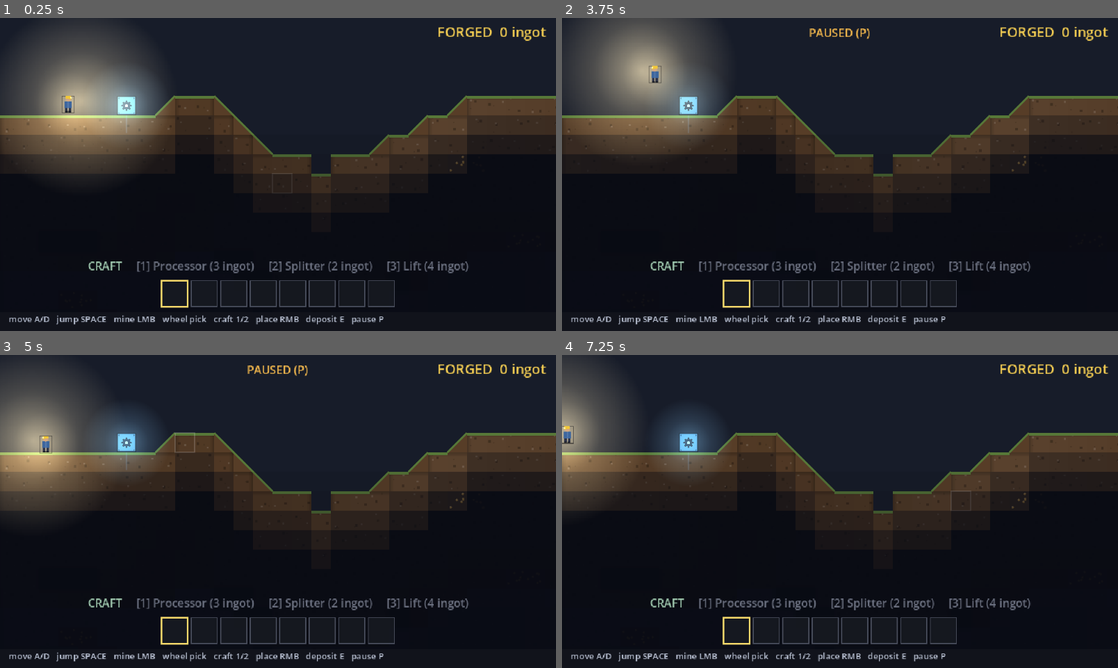
Above: before the commit, frames 1-4 (two rows, left to right).
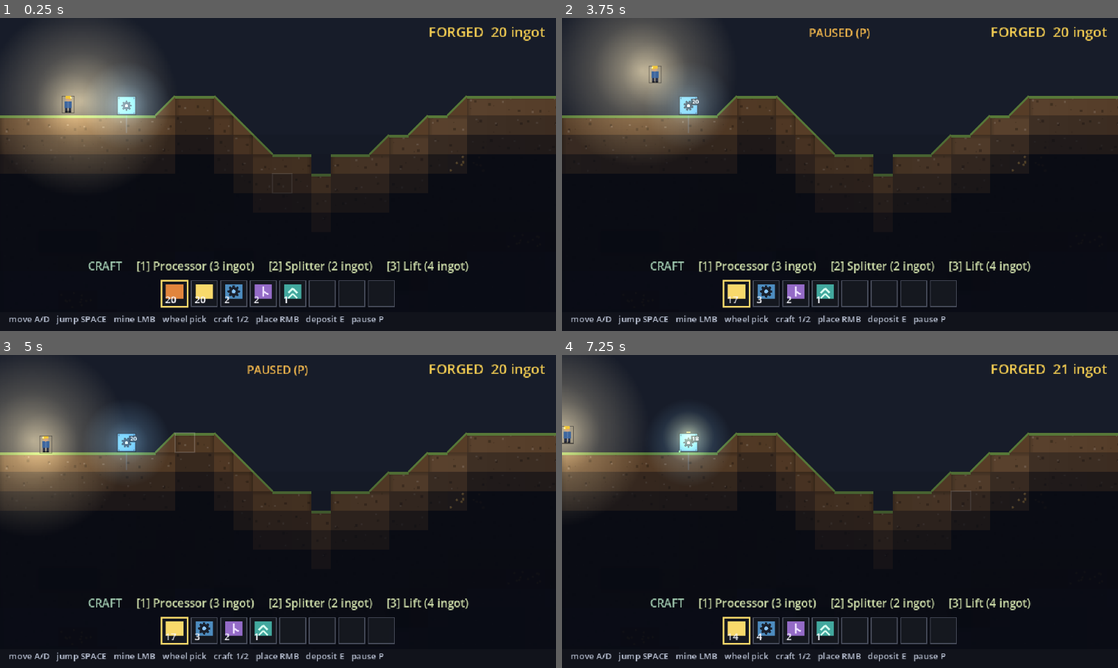
Above: after the commit, the same moments.

Repository: teohondascully/sinkforge
Game: Godot game, scene res://scenes/main.tscn
Two runs of this game, one before a commit and one after it. Both use one fixed random seed, a clock stepped at 60 frames per second and the inputs below.
Inputs (mouse positions are in pixels of both pictures, inside the frame that each line leads up to):
- Up to frame 1 (0.25 s): no input
- Up to frame 2 (3.75 s): tap Enter at 0.5, 2.75 s; move the mouse to (962, 158) at 0.52 s; hold Right 0.53-1.25 s; tap P at 0.6 s; click (962, 158) at 0.67 s; tap Space at 0.77, 2, 3.5 s; drag from (728, 190) to (812, 237) at 1.27 s; move the mouse to (895, 105) at 2.02 s; hold Right 2.03-2.75 s; tap 1 at 2.1 s; drag from (812, 237) to (673, 127) at 2.77 s; move the mouse to (1006, 221) at 3.52 s; hold Left from 3.53 s (still down); tap E at 3.6 s
- Up to frame 3 (5 s): tap Space at 3.77 s; release Left at 4.25 s; drag from (111, 464) to (194, 433) at 4.27 s
- Up to frame 4 (7.25 s): tap Enter at 5 s; move the mouse to (867, 511) at 5.02 s; hold Left 5.03-5.75 s; tap P at 5.1 s; click (867, 511) at 5.17 s; tap Space at 5.75, 6.77 s; drag from (756, 433) to (728, 527) at 5.77 s; move the mouse to (962, 495) at 6.52 s; hold Up from 6.53 s (still down); tap 1 at 6.6 s

The runs differ from the first frame. In frame 1, 1.9% of the frame differs, in the area x 24-99%, y 2-92%; in frame 2, 1.8%; in frame 3, 1.8%; in frame 4, 2.3%, in the area x 19-99%, y 2-92%.

Commit message:
dev: stocked dev-start pack + walk-back bug detector (harness gap)
Two dev-loop improvements prompted by playtest feedback:

- Dev-start kit (MainView.dev_start, default on): boot with a stocked pack
 (ore/ingots/processor/splitter/lift) so the build + automation loop is testable
 immediately without hand-mining first. Items are spawned -> counted as produced
 so conservation holds. A static so the headless play-harness forces a clean
 start (it asserts exact counts). NOTE for the record: the head-lamp / forge
 embers are LIGHTING effects, not carryable items — nothing to seed for those.

- tools/check_walk.gd: a traversal/backward-snap detector. Walks the real body
 across the full generated world (hills + the surface forge) and flags backward
 snaps + stuck spots. It REPRODUCES two real bugs the agent tests missed: (1) the
 body cannot walk PAST a machine on its level (jams on the forge) because machines
 are excluded from the slope authority; (2) a ~47px backward "teleport" when
 descending off a ledge/machine edge — the per-axis resolver ejects sideways out
 of a shallow corner overlap instead of letting you step down. Root-caused; the
 proper fix is a collision rebuild (min-penetration / unified resolve), queued as
 a top todo. The harness gap: no long-traversal goal, and the play-agent's
 stuck-jump workaround MASKED the machine-jam. check_walk is that missing component.

Diff:
--- a/scenes/main.gd
+++ b/scenes/main.gd
@@ -21,6 +21,9 @@
 const WORLD_SIZE := Vector2(FactorySim.GRID_COLS * CELL, FactorySim.GRID_ROWS * CELL)
 const CAMERA_ZOOM: float = 0.7     ## camera zoom (provisional, tuned by eye); smaller = further out
 const WORLD_SEED: int = 1337       ## fixed gen seed (provisional; expose to a new-game UI later)
+## Dev: start with a stocked pack (ore/ingots/machines) for testing. A static so the headless harness
+## can force a CLEAN start (it asserts exact counts) by setting MainView.dev_start = false before boot.
+static var dev_start: bool = true
 
 var sim: FactorySim
 var _player: Player
@@ -115,6 +118,20 @@
 	# The forge sits ON the surface (row 4, resting on the row-5 grass), not floating in the sky. It's
 	# fed ONLY by ore you dig + deposit; forged ingots pile in its own cell to be walked over.
 	sim.place_machine(processor, Vector2i(6, 4))
+	if dev_start:
+		_dev_seed_pack()
+
+
+## Dev-testing kit: start with a stocked pack so you can immediately exercise the build/automation loop
+## (place machines, feed, smelt) without first hand-mining a stack of ore. Items are SPAWNED, so they
+## count as produced to keep the conservation invariant true. Flip DEV_START off for a clean playthrough.
+## NOTE: the head-lamp glow and forge embers are LIGHTING effects on the miner/machines, not carryable
+## items — there's nothing to put in the pack for those; they appear automatically in play.
+func _dev_seed_pack() -> void:
+	var kit: Dictionary = {&"ore": 20, &"ingot": 20, &"processor": 2, &"splitter": 2, &"lift": 1}
+	for item: StringName in kit:
+		sim.inventory[item] = int(sim.inventory.get(item, 0)) + int(kit[item])
+		sim.total_produced[item] = int(sim.total_produced.get(item, 0)) + int(kit[item])
 
 
 func _process(delta: float) -> void:
--- /dev/null
+++ b/tools/check_walk.gd
@@ -0,0 +1,114 @@
+extends SceneTree
+
+## Bug hunt — the "walking and I get teleported back ~1 foot" report. Drives the REAL body across the
+## REAL generated surface (hills + slopes + the surface forge) and flags any frame where the body moves
+## BACKWARD against its input (a horizontal snap). Logs the worst offender with context (on a ramp? a
+## machine ahead? a surface-row transition?) so we can see WHAT snaps it. HEADED:
+##   /Applications/Godot.app/Contents/MacOS/Godot --path . --script res://tools/check_walk.gd
+
+const SCENE: String = "res://scenes/main.tscn"
+const BACK_EPS: float = 0.3          ## a backward step bigger than this (px) against input = a snap
+
+var _main: MainView
+var _player: Player
+var _frames: int = 0
+var _phase: int = 0
+var _prev_x: float = 0.0
+var _dir: float = 1.0
+var _worst: float = 0.0
+var _worst_ctx: String = ""
+var _snaps: int = 0
+var _stuck_frames: int = 0
+var _worst_reach: float = 0.0
+
+
+func _initialize() -> void:
+	Engine.max_fps = 60
+	_main = (load(SCENE) as PackedScene).instantiate()
+	get_root().add_child(_main)
+	print("== walk-back bug hunt ==")
+	physics_frame.connect(_phys)
+
+
+func _phys() -> void:
+	_frames += 1
+	if _frames > 4000:
+		_report(); return
+	if _frames < 30:
+		return
+	if _player == null:
+		_player = _main._player
+		_player.auto_input = false
+		# Stand on the surface at the far left (col 2) so a long rightward walk crosses the forge (col 6)
+		# and the undulating hills beyond.
+		var sx: int = 2
+		var sy: int = _main.sim.surface_row(sx)
+		_player.position = _main._cell_center(Vector2i(sx, sy - 1))
+		_player.velocity = Vector2.ZERO
+		_prev_x = _player.position.x
+		# Put a machine ON the flat surface in the walking path. Machines aren't in the slope authority,
+		# so the body can't GLIDE over a 1-tile machine the way it glides over a 1-tile terrain step — it
+		# hits the box head-on. This is the prime suspect for "walking and I get snapped back".
+		var proc: MachineDef = load("res://src/data/machines/processor.tres")
+		var pc := Vector2i(10, _main.sim.surface_row(10) - 1)
+		_main.sim.place_machine(proc, pc)
+		print("  placed a test machine at %s (surface walk path)" % pc)
+		return
+
+	# Walk right across the whole world, then turn around and walk left — both directions can snap.
+	if _phase == 0 and _player.position.x > float((FactorySim.GRID_COLS - 3) * 32):
+		_phase = 1; _dir = -1.0
+	if _phase == 1 and _player.position.x < float(4 * 32):
+		_report(); return
+	_player.input_dir = _dir
+
+	_worst_reach = maxf(_worst_reach, _player.position.x)
+	var dx: float = _player.position.x - _prev_x
+	# Stuck detector: input is ON but we've barely moved for many frames, and the cell ahead at FOOT
+	# level is OPEN (so it's not a legit wall stopping us — something at body/head height snagged us).
+	if absf(dx) < 0.2:
+		_stuck_frames += 1
+		if _stuck_frames == 40:
+			var sim: FactorySim = _main.sim
+			var c: Vector2i = _main._cell_at(_player.position)
+			var foot_ahead: Vector2i = c + Vector2i(int(_dir), 1)
+			printerr("  STUCK at x=%.1f cell=%s — foot-ahead solid=%s | %s"
+				% [_player.position.x, c, sim.is_solid(foot_ahead), _context()])
+	else:
+		_stuck_frames = 0
+	# A snap = moving opposite to input by more than BACK_EPS (not just decelerating into a wall, which
+	# is dx≈0). We compare against the SIGN of input: dir>0 wants +dx; a <-EPS dx is a backward jump.
+	if _dir > 0.0 and dx < -BACK_EPS or _dir < 0.0 and dx > BACK_EPS:
+		_snaps += 1
+		var mag: float = absf(dx)
+		if mag > _worst:
+			_worst = mag
+			_worst_ctx = _context()
+		if mag > 6.0:                 # a visible jerk (~a third of a tile+) — log it live
+			printerr("  SNAP %.1fpx :: %s" % [mag, _context()])
+	_prev_x = _player.position.x
+
+
+## Describe what's around the body at the moment of a snap — the diagnostic payload.
+func _context() -> String:
+	var sim: FactorySim = _main.sim
+	var c: Vector2i = _main._cell_at(_player.position)
+	var ahead: Vector2i = c + Vector2i(int(_dir), 0)
+	var head_ahead: Vector2i = ahead + Vector2i(0, -1)
+	return ("x=%.1f cell=%s dir=%d on_floor=%s | ahead solid=%s machine=%s | head-ahead solid=%s machine=%s | surf(here=%d ahead=%d) ramp(here=%d ahead=%d)"
+		% [_player.position.x, c, int(_dir), _player.on_floor,
+		sim.is_solid(ahead), sim.machine_at(ahead) != null,
+		sim.is_solid(head_ahead), sim.machine_at(head_ahead) != null,
+		sim.surface_row(c.x), sim.surface_row(ahead.x), sim.ramp_dir(c.x), sim.ramp_dir(ahead.x)])
+
+
+func _report() -> void:
+	print("furthest x reached = %.1f (col %d of %d) over %d frames"
+		% [_worst_reach, int(_worst_reach / 32.0), FactorySim.GRID_COLS, _frames])
+	if _snaps == 0:
+		print("NO BACKWARD SNAPS >0.3px — the snap is sub-pixel deceleration, OR the body never got far.")
+		quit(0)
+	else:
+		printerr("REPRODUCED: %d backward-snap frames. Worst = %.1fpx" % [_snaps, _worst])
+		printerr("  context: %s" % _worst_ctx)
+		quit(1)
--- a/tools/play_tests.gd
+++ b/tools/play_tests.gd
@@ -23,6 +23,7 @@
 
 func _initialize() -> void:
 	print("== Sinkforge scripted play-tests ==")
+	MainView.dev_start = false      # these goals assert exact counts — boot a CLEAN pack, not the dev kit
 	_run()
 
 
